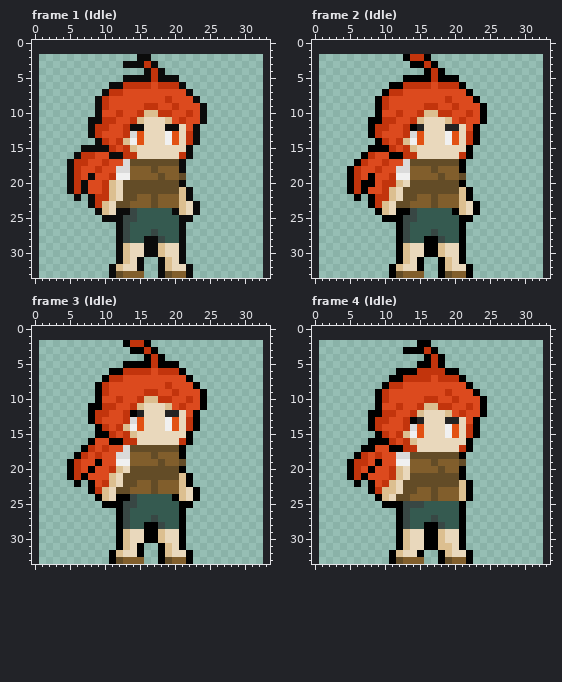
One commit to this pixel-art file: Sprites/MC/MCv2.aseprite. This is how it looked before the edit.
32x32 pixels, 27 frames. Shown: frame 1 (Idle), frame 2 (Idle), frame 3 (Idle), frame 4 (Idle). The old version is drawn lined up with the new one, on the new canvas. The commit also changed other frames, which this record leaves out.
And afterwards:
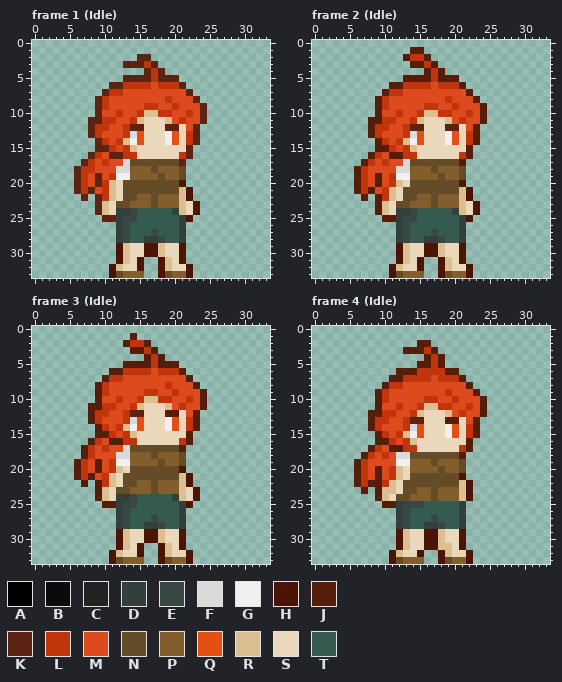
Palette (. is transparent): A #000000  B #0b0b0b  C #232323  D #323f3c  E #384744  F #dadada  G #f0f0f0  H #4c1404  J #561d0b  K #5c2312  L #c2340c  M #dc4a1e  N #634c27  P #815e2c  Q #e25113  R #dcbf90  S #e9d8bc  T #355a50
Changes in this commit:
canvas 32x32 -> 34x34, the old top-left corner now at 1,2
Changed rows in their new state; - is an unchanged pixel.
Frame 1 (Idle):
first column x 5:
 2 ----------KK--------
 3 --------KKK-K-------
 4 -----------K-K------
 5 --------KKKK-KKK----
 6 ------KK--------K---
 7 -----K-----------K--
 8 ----K-------------K-
 9 ----K--------------K
10 ----K--------------K
11 ---KK--------------K
12 ---K-----KK---KK--K-
13 ---K--------------K-
14 ----K-------------K-
15 --..KK-----------K--
16 -..KL-KK---------K--
17 ..KL------------K---
18 .KLLM-----------N---
19 .KLMK---------------
20 .KL-K-----------H---
21 .KLK-------------H--
22 -.K.K------------H--
23 ---.K-------------H-
24 ----K--DD------D--H-
25 -----KKD--------DH--
26 -------D--------D---
27 -------D--------D---
28 -------D---DD---D---
29 -------H---HH---H---
30 -------H---HH---H---
31 -------H--H--H--H---
32 ------H---H--H---H--
33 ------H------H---H--
Frame 2 (Idle):
first column x 5:
 1 ---------JJ---------
 2 --------J--J--------
 3 ---------JJ-J-------
 4 -----------J-J------
 5 --------JJJJ-JJJ----
 6 ------JJ--------J---
 7 -----J-----------J--
 8 ----J-------------J-
 9 ----J--------------J
10 ----J--------------J
11 ---JJ--------------J
12 ---J-----KK---KK--J-
13 ---J--------------J-
14 ----J-------------J-
15 ---.JJ-----------J--
16 --.JL-JJ---------J--
17 -.JL------------J---
18 .JL-M-----------N---
19 .JLMJ---------------
20 .JLMJM----------H---
21 .JLJ-------------H--
22 -.J.J------------H--
23 ---.J-------------H-
24 ----J--DD------D--H-
25 -----JJD--------DH--
26 -------D--------D---
27 -------D--------D---
28 -------D---DD---D---
29 -------H---HH---H---
30 -------H---HH---H---
31 -------H--H--H--H---
32 ------H---H--H---H--
33 ------H------H---H--
Frame 3 (Idle):
first column x 5:
 1 ---------J----------
 2 --------J--J--------
 3 ---------JJ-J-------
 4 -----------J-J------
 5 --------JJJJ-JJJ----
 6 ------JJ--------J---
 7 -----J-----------J--
 8 ----J-------------J-
 9 ----J--------------J
10 ----J--------------J
11 ---JJ--------------J
12 ---J-----KK---JJ--J-
13 ---J--------------J-
14 ----J-------------J-
15 ----JJ-----------J--
16 ---JL-JJ---------J--
17 --J-------------J---
18 -.JLM-----------N---
19 .JL-J-L-------------
20 .JLMJ-----------H---
21 .JLJ-L-----------H--
22 -.J.J------------H--
23 ---.J-------------H-
24 ----J--DD------D--H-
25 -----JJD--------DH--
26 -------D--------D---
27 -------D--------D---
28 -------D---DD---D---
29 -------H---HH---H---
30 -------H---HH---H---
31 -------H--H--H--H---
32 ------H---H--H---H--
33 ------H------H---H--
Frame 4 (Idle):
first column x 5:
 2 ----------JJ--------
 3 --------JJJ-J-------
 4 -----------J-J------
 5 ----------JJ-J------
 6 -------JJJ----JJ----
 7 ------JJ--------J---
 8 -----J-----------J--
 9 ----J-------------J-
10 ----J--------------J
11 ----J--------------J
12 ---JJ--------------J
13 ---J-----KK---JJ--J-
14 ---J--------------J-
15 ----J-------------J-
16 ---.JJ-----------J--
17 --.JL-JJ---------J--
18 -.JLML----------J---
19 .J--M---------------
20 .JLMJ-----------N---
21 .JL-J-----------H---
22 -JLJJ------------H--
23 --J.J------------H--
24 ----J------------H--
25 -----JJD--------D---
26 -------D--------D---
27 -------D--------D---
28 -------D---DD---D---
29 -------H---HH---H---
30 -------H---HH---H---
31 -------H---HH---H---
32 ------H---H--H---H--
33 ------H------H---H--
Changed places in both pictures, as pixel boxes (x1, y1, x2, y2):
changed: (67, 54, 207, 278)
changed: (347, 47, 487, 278)
changed: (67, 333, 207, 564)
changed: (347, 340, 487, 564)
